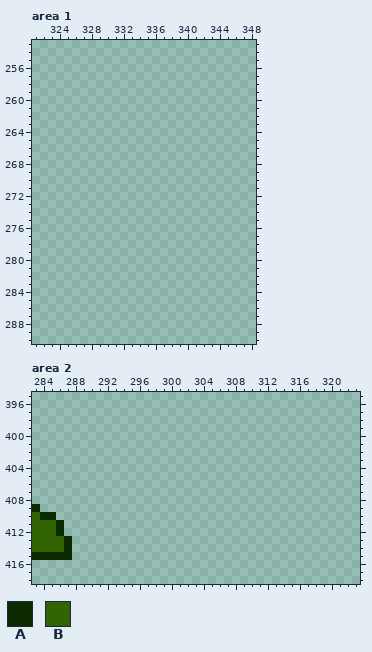
Two versions of one pixel-art file, public/ingredients.aseprite. The picture above was drawn from the file before the commit.
832x736 pixels, 1 frame. Shown: area 1: x 321..348, y 253..290; area 2: x 283..323, y 395..418.
Palette (. is transparent): A #0b2a00  B #316300
Pixels before, area 2, first column x 283:
409 A....
410 BAA..
411 BBBA.
412 BBBA.
413 BBBBA
414 BBBBA
415 AAAAA
The same view after the edit:
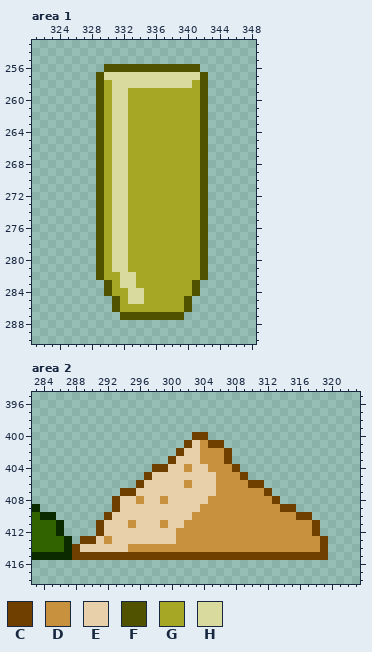
Colours new in this view: C #6f3f00  D #c8913e  E #e8d0aa  F #515200  G #a6a725  H #d9da9d
Change:
{"where": "area 1"}
{"y":256,"x":330,"old":"............","new":"FFFFFFFFFFFF"}
{"y":257,"x":329,"old":"..............","new":"FHHHHHHHHHHHHF"}
{"y":258,"x":329,"old":"..............","new":"FGHHHHHHHHHHGF"}
{"y":259,"x":329,"old":"..............","new":"FGHHGGGGGGGGGF"}
{"y":260,"x":329,"old":"..............","new":"FGHHGGGGGGGGGF"}
{"y":261,"x":329,"old":"..............","new":"FGHHGGGGGGGGGF"}
{"y":262,"x":329,"old":"..............","new":"FGHHGGGGGGGGGF"}
{"y":263,"x":329,"old":"..............","new":"FGHHGGGGGGGGGF"}
{"y":264,"x":329,"old":"..............","new":"FGHHGGGGGGGGGF"}
{"y":265,"x":329,"old":"..............","new":"FGHHGGGGGGGGGF"}
{"y":266,"x":329,"old":"..............","new":"FGHHGGGGGGGGGF"}
{"y":267,"x":329,"old":"..............","new":"FGHHGGGGGGGGGF"}
{"y":268,"x":329,"old":"..............","new":"FGHHGGGGGGGGGF"}
{"y":269,"x":329,"old":"..............","new":"FGHHGGGGGGGGGF"}
{"y":270,"x":329,"old":"..............","new":"FGHHGGGGGGGGGF"}
{"y":271,"x":329,"old":"..............","new":"FGHHGGGGGGGGGF"}
{"y":272,"x":329,"old":"..............","new":"FGHHGGGGGGGGGF"}
{"y":273,"x":329,"old":"..............","new":"FGHHGGGGGGGGGF"}
{"y":274,"x":329,"old":"..............","new":"FGHHGGGGGGGGGF"}
{"y":275,"x":329,"old":"..............","new":"FGHHGGGGGGGGGF"}
{"y":276,"x":329,"old":"..............","new":"FGHHGGGGGGGGGF"}
{"y":277,"x":329,"old":"..............","new":"FGHHGGGGGGGGGF"}
{"y":278,"x":329,"old":"..............","new":"FGHHGGGGGGGGGF"}
{"y":279,"x":329,"old":"..............","new":"FGHHGGGGGGGGGF"}
{"y":280,"x":329,"old":"..............","new":"FGHHGGGGGGGGGF"}
{"y":281,"x":329,"old":"..............","new":"FGHHGGGGGGGGGF"}
{"y":282,"x":329,"old":"..............","new":"FGGHHGGGGGGGGF"}
{"y":283,"x":330,"old":"............","new":"FGHHGGGGGGGF"}
{"y":284,"x":330,"old":"............","new":"FGGHHGGGGGGF"}
{"y":285,"x":331,"old":"..........","new":"FGHHGGGGGF"}
{"y":286,"x":331,"old":"..........","new":"FGGGGGGGGF"}
{"y":287,"x":332,"old":"........","new":"FFFFFFFF"}
{"where": "area 2"}
{"y":400,"x":303,"old":"..","new":"CC"}
{"y":401,"x":302,"old":".....","new":"CEDCC"}
{"y":402,"x":301,"old":".......","new":"CEEDDDC"}
{"y":403,"x":300,"old":"........","new":"CEEEDDDC"}
{"y":404,"x":298,"old":"...........","new":"CCEEDEEDDDC"}
{"y":405,"x":297,"old":".............","new":"CEEEEEEEEDDDC"}
{"y":406,"x":296,"old":"................","new":"CEEEEEDEEEDDDDCC"}
{"y":407,"x":294,"old":"...................","new":"CCEEEEEEEEEEDDDDDDC"}
{"y":408,"x":293,"old":".....................","new":"CEEDEEDEEEEEDDDDDDDDC"}
{"y":409,"x":293,"old":".......................","new":"CEEEEEEEEEEDDDDDDDDDDCC"}
{"y":410,"x":292,"old":"..........................","new":"CEEEEEEEEEEDDDDDDDDDDDDDCC"}
{"y":411,"x":291,"old":"............................","new":"CEEEDEEEDEEDDDDDDDDDDDDDDDDC"}
{"y":412,"x":291,"old":"............................","new":"CEEEEEEEEEDDDDDDDDDDDDDDDDDC"}
{"y":413,"x":289,"old":"...............................","new":"CCEDEEEEEEEEDDDDDDDDDDDDDDDDDDC"}
{"y":414,"x":288,"old":"................................","new":"CEEEEEEDDDDDDDDDDDDDDDDDDDDDDDDC"}
{"y":415,"x":288,"old":"................................","new":"CCCCCCCCCCCCCCCCCCCCCCCCCCCCCCCC"}
{"label":"added","picture_box":[96,64,208,320]}
{"label":"added","picture_box":[72,432,328,560]}
